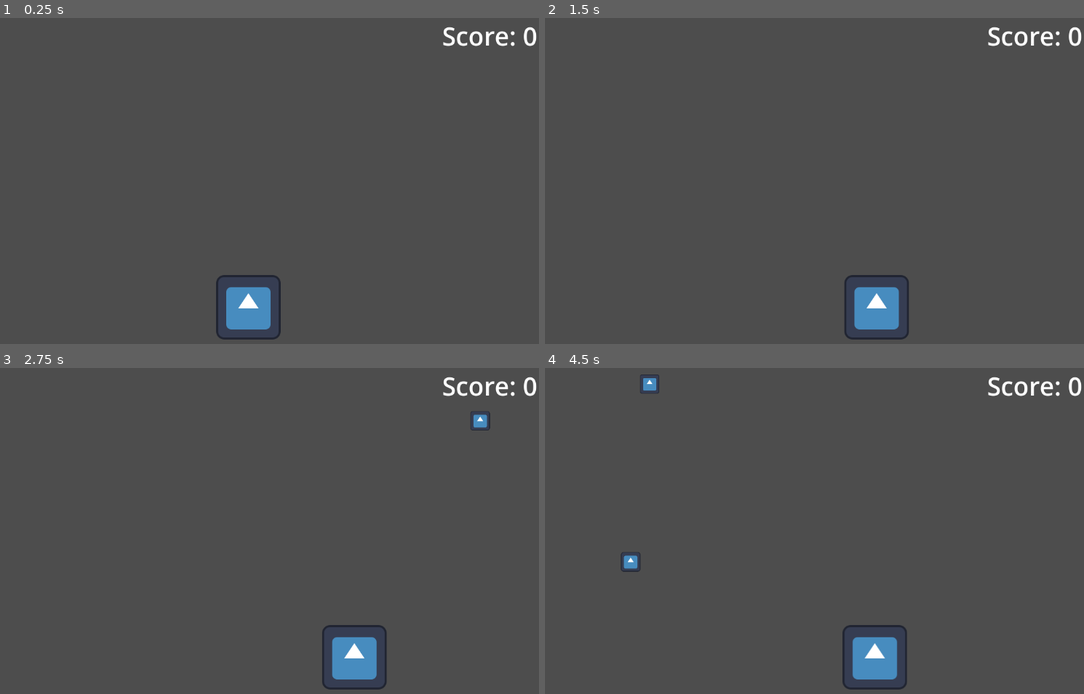
Above: before the commit, frames 1-4 (two rows, left to right).
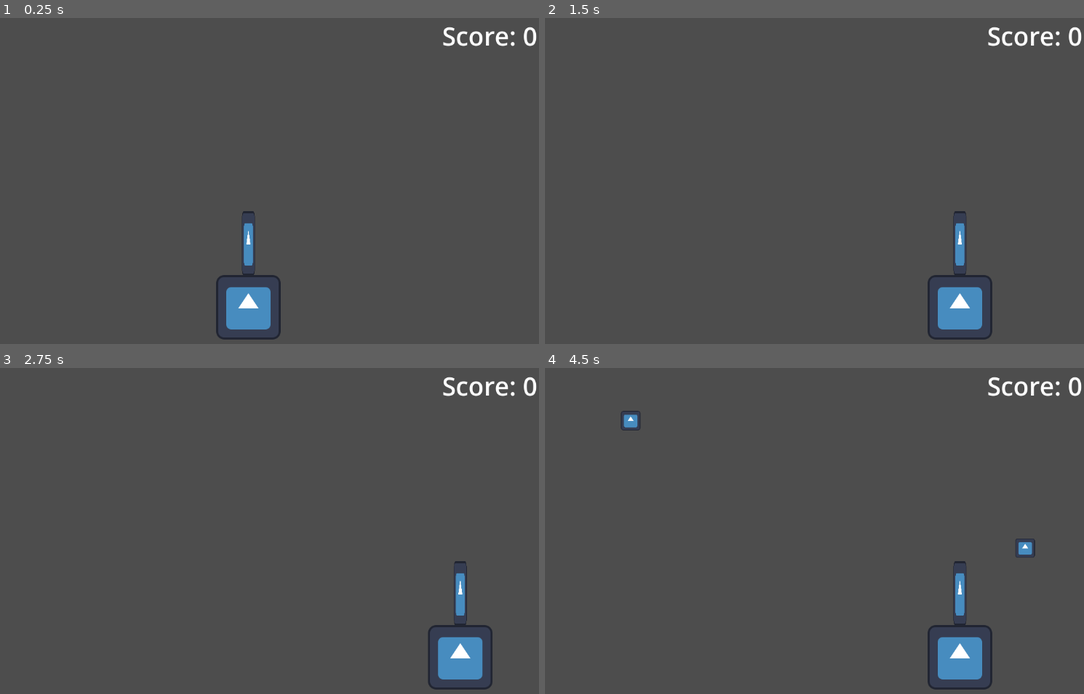
Above: after the commit, the same moments.

Repository: Tanner202/boxcatch
Game: Godot game, scene res://level.tscn
Two runs of this game, one before a commit and one after it. Both use one fixed random seed, a clock stepped at 60 frames per second and the inputs below. The engine's default icon, where the game draws it, is replaced by a stand-in: a white triangle on a blue panel in a dark square.
Inputs:
- Up to frame 1 (0.25 s): no input
- Up to frame 2 (1.5 s): tap Enter at 0.5 s; hold D (right) 0.53-1.28 s; hold A (left) from 1.28 s (still down)
- Up to frame 3 (2.75 s): release A (left) at 2.03 s; hold D (right) from 2.03 s (still down)
- Up to frame 4 (4.5 s): release D (right) at 3.53 s; hold A (left) from 3.53 s (still down)

The runs differ from the first frame. In frame 1, 0.3% of the frame differs, in the area x 44-48%, y 59-79%; in frame 2, 3.1%; in frame 3, 3.2%; in frame 4, 3.6%, in the area x 14-91%, y 2-99%.

Commit message:
start adding tongue mechanic

Diff:
--- a/apple.tscn
+++ b/apple.tscn
@@ -6,7 +6,7 @@
 
 [node name="Apple" type="RigidBody2D"]
 collision_layer = 3
-gravity_scale = 0.2
+gravity_scale = 0.1
 
 [node name="CollisionShape2D" type="CollisionShape2D" parent="."]
 shape = SubResource("RectangleShape2D_2swmd")
--- a/item_collection.gd
+++ b/item_collection.gd
@@ -4,7 +4,6 @@
 var score = 0
 
 func _on_body_entered(body: Node2D) -> void:
-	print(label)
 	body.queue_free()
 	score += 1
 	label.text = "Score: " + str(score)
--- a/player.tscn
+++ b/player.tscn
@@ -10,10 +10,14 @@
 [sub_resource type="RectangleShape2D" id="RectangleShape2D_xfnwh"]
 size = Vector2(118, 20)
 
+[sub_resource type="RectangleShape2D" id="RectangleShape2D_ekasc"]
+size = Vector2(20, 128)
+
 [node name="CharacterBody2D" type="CharacterBody2D"]
 disable_mode = 1
 motion_mode = 1
 script = ExtResource("1_kk8jo")
+SPEED = 600.0
 
 [node name="Sprite2D" type="Sprite2D" parent="."]
 texture = ExtResource("1_kuvke")
@@ -29,4 +33,18 @@
 [node name="CollisionShape2D" type="CollisionShape2D" parent="Area2D"]
 shape = SubResource("RectangleShape2D_xfnwh")
 
+[node name="Tongue" type="Node2D" parent="."]
+position = Vector2(0, -63)
+
+[node name="Sprite2D" type="Sprite2D" parent="Tongue"]
+scale = Vector2(0.2, 1)
+texture = ExtResource("1_kuvke")
+offset = Vector2(0, -64)
+
+[node name="Area2D" type="Area2D" parent="Tongue"]
+
+[node name="CollisionShape2D" type="CollisionShape2D" parent="Tongue/Area2D"]
+position = Vector2(0, -64)
+shape = SubResource("RectangleShape2D_ekasc")
+
 [connection signal="body_entered" from="Area2D" to="Area2D" method="_on_body_entered"]
Not shown: 1 places in player.tscn that only renumber resources
